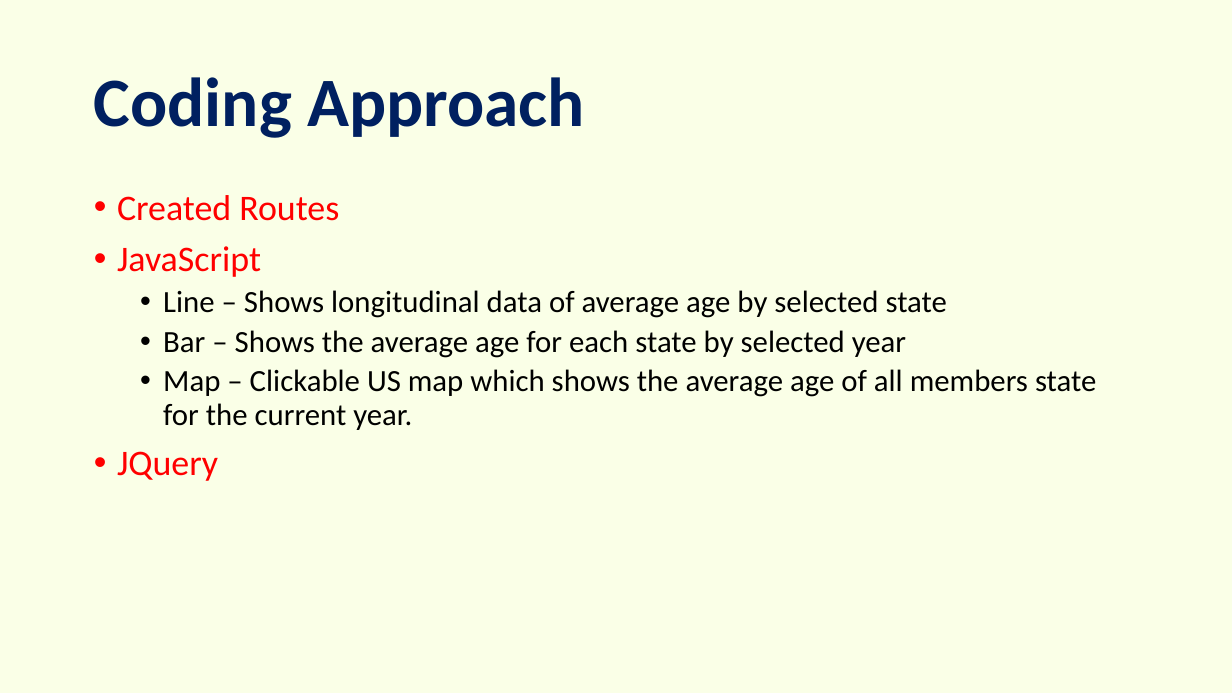
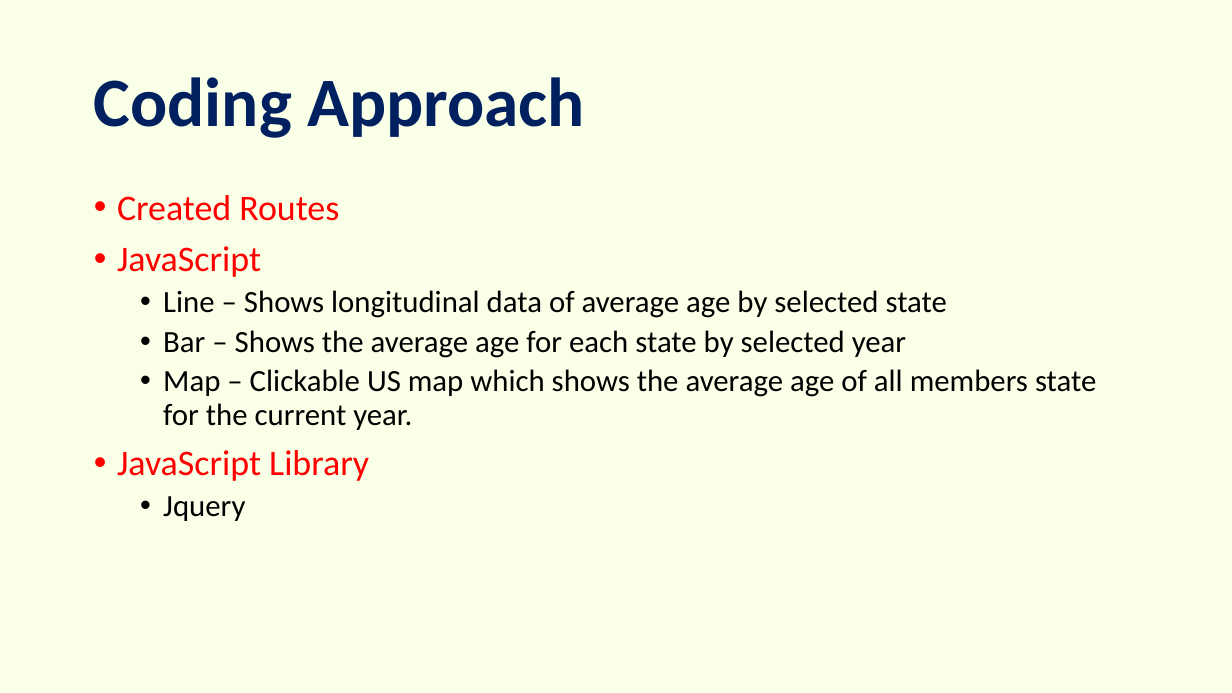
Before and after one commit to peterjorphan/Project-2-Congress, a slide deck: slide 4 of Congress.pptx. Drawn at 1232x693 pixels with LibreOffice and Linux fonts; fonts in the diff are those of the drawing. Boxes give left, top, right and bottom in pixels: in the first picture for what was removed or moved away, otherwise in the second. Text is boxed around its words. In the diff, an @@ line names an element or a change of style, - is before the commit and + after.

Commit message:
final

```diff
--- a/Congress.pptx
+++ b/Congress.pptx
@@ text at box(117, 450, 369, 521): text changed @@
-• JQuery
+• JavaScript Library
+  • Jquery
```
